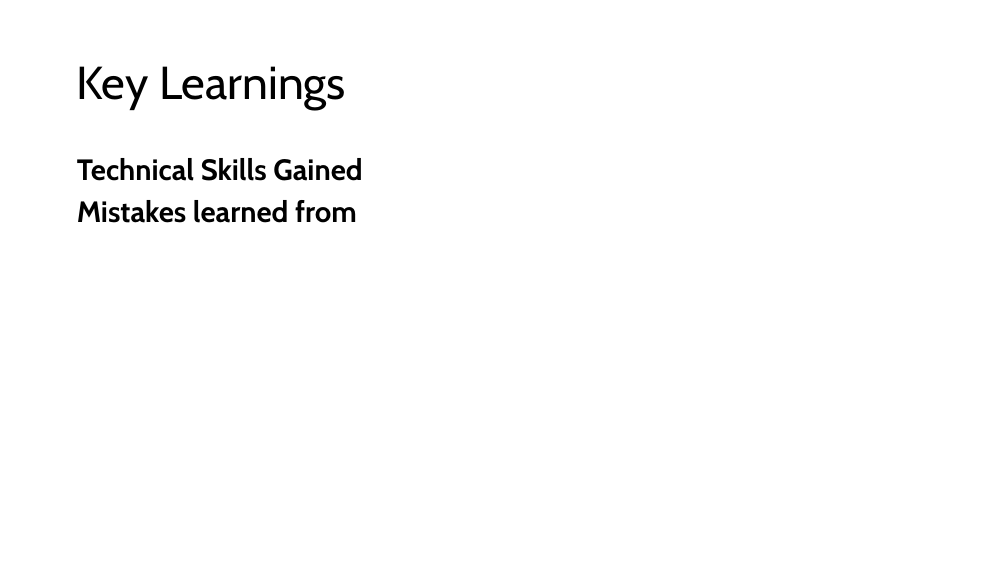
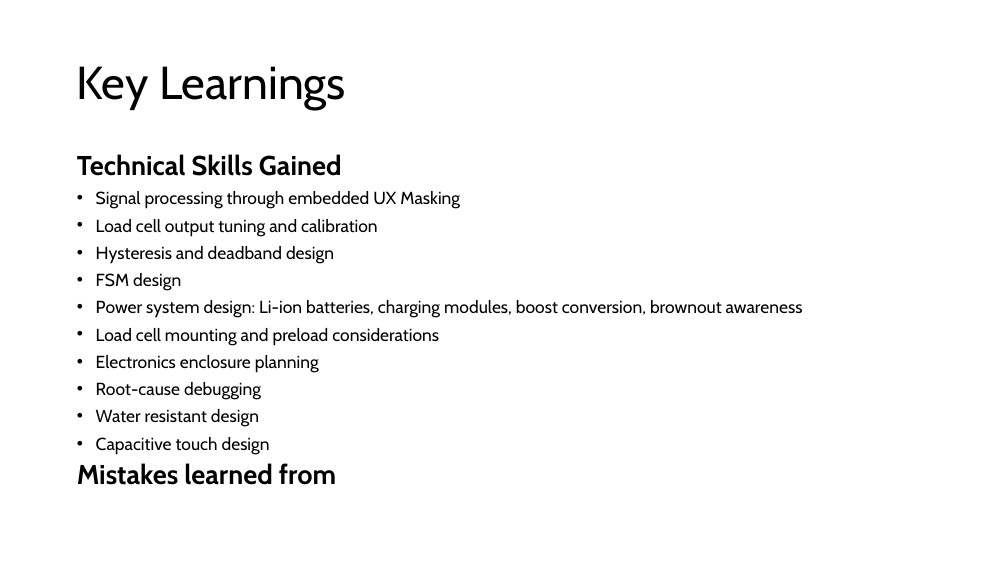
Before and after one commit to peterzoo/Scale-1, a slide deck: slide 14 of Design Notebook.pptx. Drawn at 1008x567 pixels with LibreOffice and Linux fonts; fonts in the diff are those of the drawing. Boxes give left, top, right and bottom in pixels: in the first picture for what was removed or moved away, otherwise in the second. Text is boxed around its words. In the diff, an @@ line names an element or a change of style, - is before the commit and + after.

```diff
--- a/Design Notebook.pptx
+++ b/Design Notebook.pptx
@@ text at (x1=77, y1=154, x2=342, y2=485): size 28 to 25.9 pt in "Technical Skills Gained", "Mistakes learned from"; line spacing 0.9 to 0.8 @@
@@ text at (x1=96, y1=191, x2=803, y2=454): paragraphs added @@
+• Signal processing through embedded UX Masking
+• Load cell output tuning and calibration
+• Hysteresis and deadband design
+• FSM design
+• Power system design: Li-ion batteries, charging modules, boost conversion, brownout awareness
+• Load cell mounting and preload considerations
+• Electronics enclosure planning
+• Root-cause debugging
+• Water resistant design
+• Capacitive touch design
```
Also in this commit, not shown: 1 other slide changed, 1 other file.
